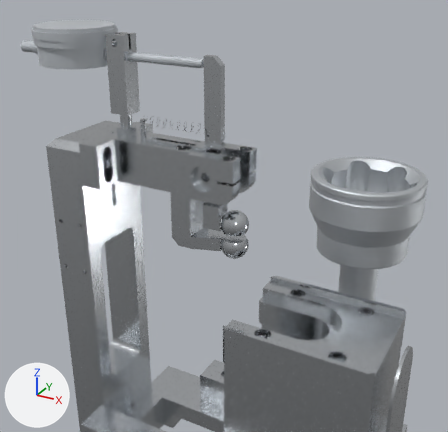
Before and after pictures for a commit that changed the glTF model BJ_OUTERRACE/TRACK_/TRACK_.glb.
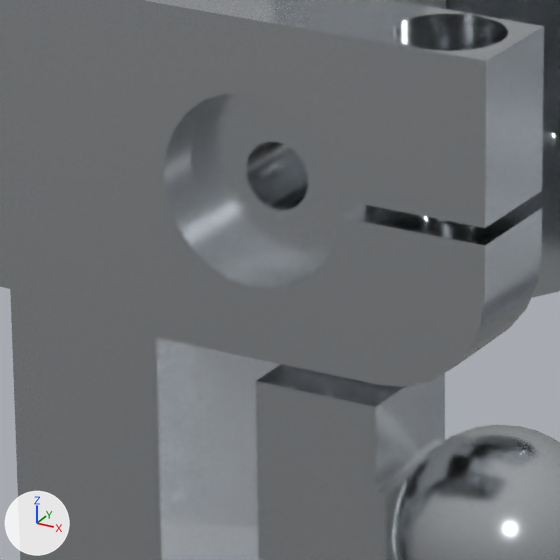
Each version appears first from a 50 mm lens placed at (0.1632, -0.3335, 0.3931), pointed at (-0.0168, -0.0063, 0.2295), and next in a close-up on the part from 38% to 54% of the width and 36% to 53% of the height. The lights are fixed; the arrows at lower left show +X, +Y and +Z. The older version's two pictures come first. Where no turn or scale is listed for an object, it has been applied to the vertices.

The first close-up shows 'Action 2', 'TRACK_.017', 'TRACK_.022', 'TRACK_.023'.
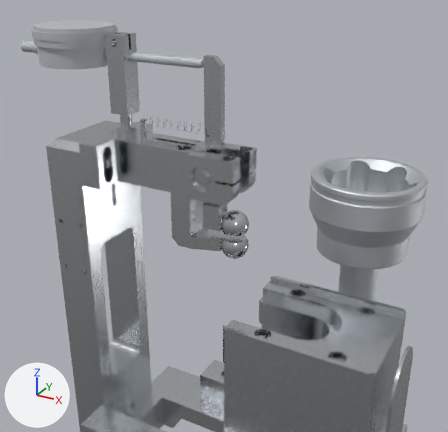
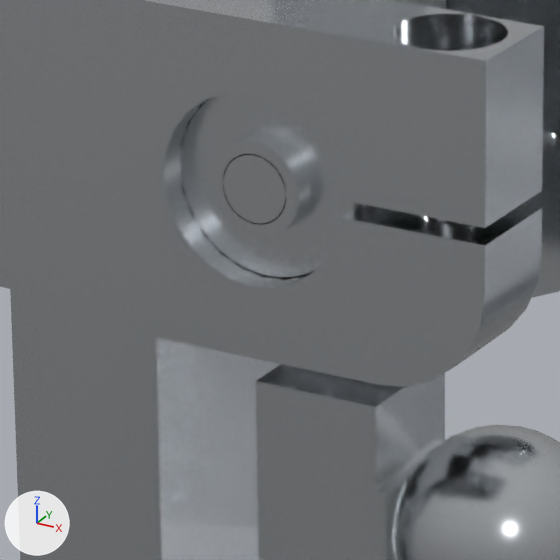
The edits, one by one:
Mesh me_track_parts is new.
It has 473 vertices, 942 faces and spans x -0.0084..0.0084, y -0.0165..0.0165, z -0.0084..0.0084.
It uses material mat_opaque_255_255_255 (light grey #d0d4d8).
Object 'TRACK_parts' (ob_track_parts) is new; it shows me_track_parts.
Its location is (-0.02742, 0.00115, 0.25627).

Location of each change, (x1, y1, x2, y2) in pixels of the close-ups (560 x 560 px):
'TRACK_parts', added
    after: (181, 94, 360, 277)
'TRACK_.017', unchanged, covered by the edit
    before: (191, 94, 360, 272)
